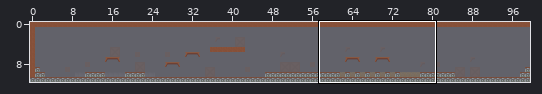
Two states of a Tiled map (JSON), jogo/resources/maps/map1.json. Above, an overview of the earlier version with the close-up marked.
Close-up. Before the edit:
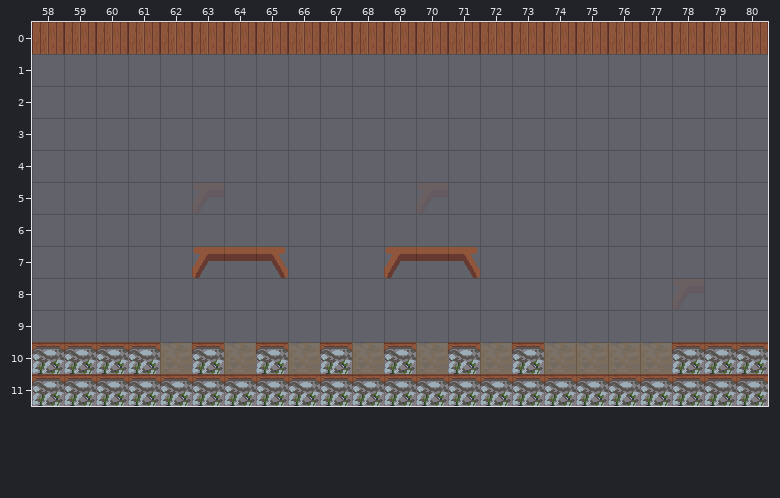
Cells are 64x64 px. Shown: x 58..80, y 0..11.
The same view after the edit:
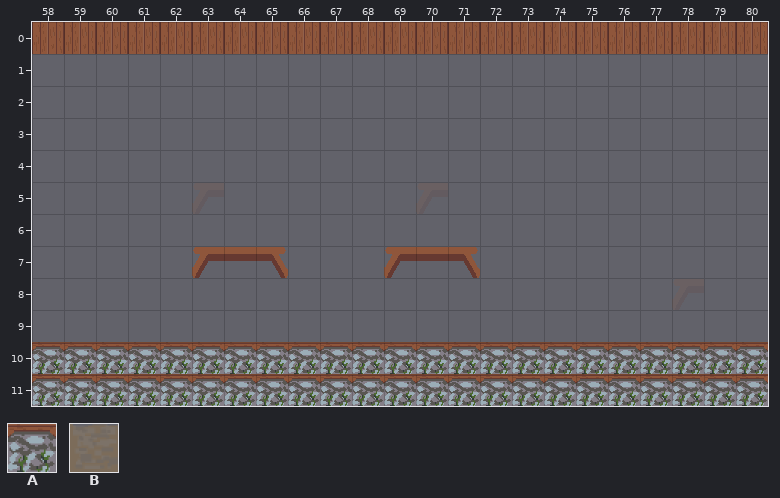
Key: from "sheet": A 0, B 6.
_ is an empty cell.
See-through tiles are keyed as they look on the map.
The edit:
Layer "Camada de Tiles 1":
y 10: x 62 _ -> A; x 64 _ -> A; x 66 _ -> A; x 68 _ -> A; x 70 _ -> A; x 72 _ -> A; x 74..77 ____ -> AAAA
Layer "Obstacles":
y 10: x 62 B -> _; x 64 B -> _; x 66 B -> _; x 68 B -> _; x 70 B -> _; x 72 B -> _; x 74..77 BBBB -> ____
